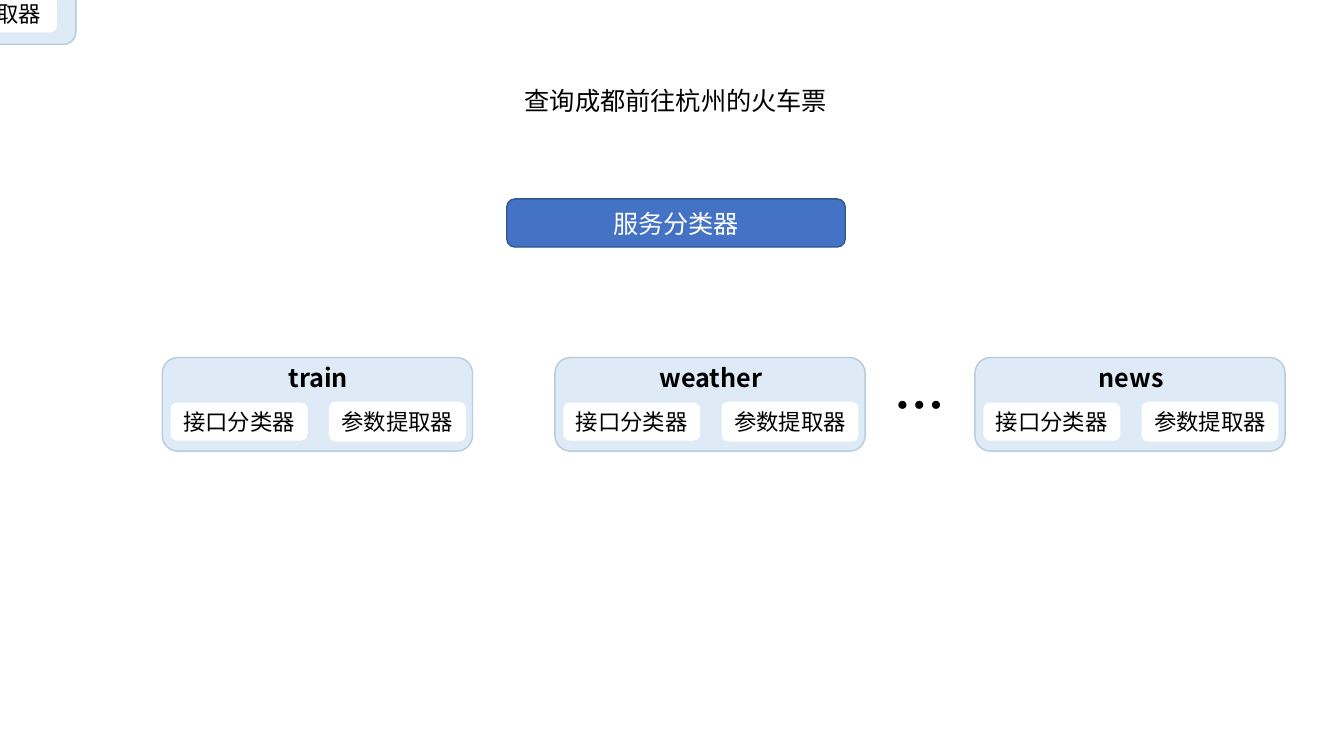
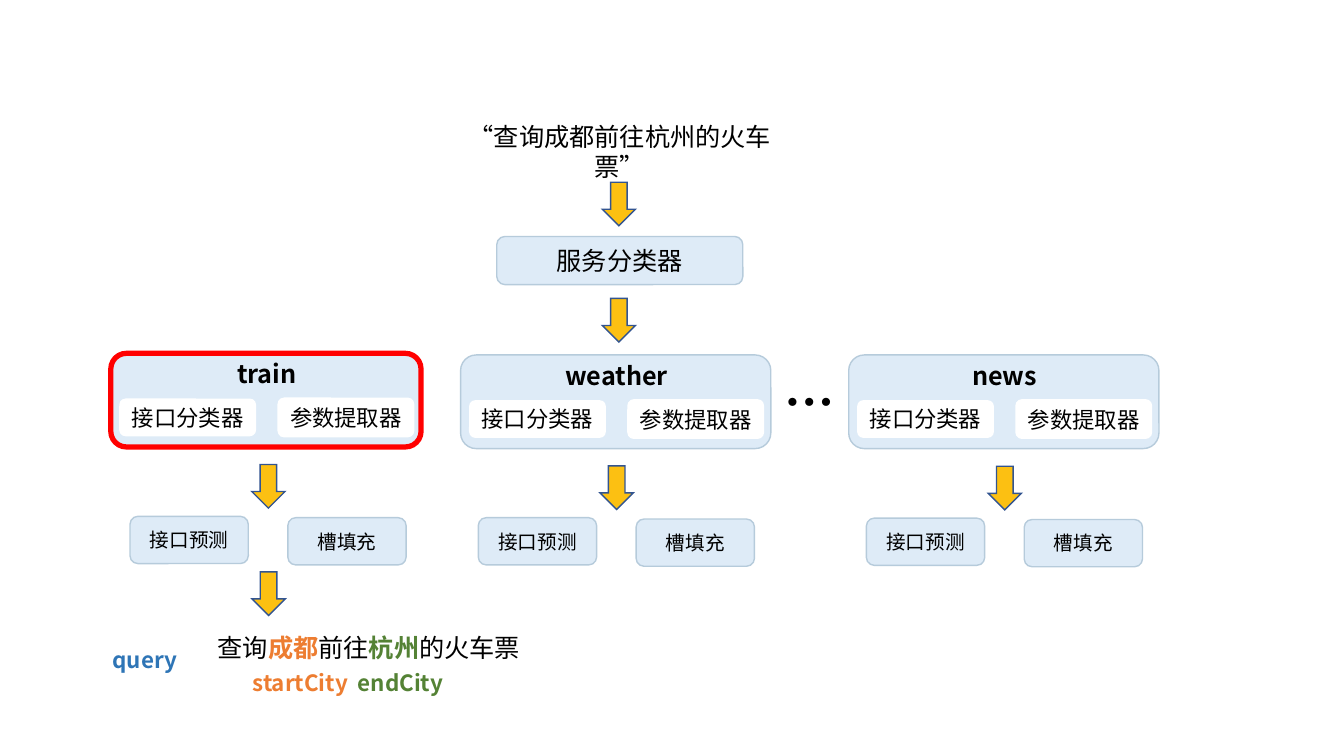
Before and after one commit to weixiao2333/zjuthesis-mphil, a slide deck: slide 2 of 论文图.pptx. Drawn at 1344x756 pixels with LibreOffice and Linux fonts; fonts in the diff are those of the drawing. Boxes give left, top, right and bottom in pixels: in the first picture for what was removed or moved away, otherwise in the second. Text is boxed around its words. In the diff, an @@ line names an element or a change of style, - is before the commit and + after.

```diff
--- a/论文图.pptx
+++ b/论文图.pptx
@@ rounded rectangle removed at bbox=[0, 0, 76, 44] @@
@@ rounded rectangle removed at bbox=[0, 0, 56, 32] @@
-参数提取器
@@ text at bbox=[469, 124, 771, 183]: text changed @@
-查询成都前往杭州的火车票
+“查询成都前往杭州的火车票”
@@ down arrow added at bbox=[603, 182, 636, 226], fill #FCC012, outline #325491 1 pt @@
@@ rounded rectangle "服务分类器": place and size @@
-rounded rectangle "服务分类器" at bbox=[507, 199, 846, 247]
+rounded rectangle "服务分类器" at bbox=[497, 237, 743, 285]
@@ rounded rectangle "服务分类器" at bbox=[497, 237, 743, 285]: text colour #FFFFFF to #000000; fill #4472C4 to #DEEBF7; outline #325491 1 pt to #B6CBDB 1 pt @@
@@ down arrow added at bbox=[603, 298, 636, 342], fill #FCC012, outline #325491 1 pt @@
@@ 3 rounded rectangles, 1 text: place and size @@
-3 rounded rectangles, 1 text at bbox=[162, 358, 473, 452]
+3 rounded rectangles, 1 text at bbox=[111, 354, 421, 448]
@@ rounded rectangle at bbox=[111, 354, 421, 448]: outline #B6CBDB 1 pt to #FF0000 3.75 pt @@
@@ 3 rounded rectangles, 1 text: place and size @@
-3 rounded rectangles, 1 text at bbox=[556, 358, 866, 452]
+3 rounded rectangles, 1 text at bbox=[461, 355, 771, 449]
@@ 3 rounded rectangles, 1 text: place and size @@
-3 rounded rectangles, 1 text at bbox=[975, 358, 1286, 452]
+3 rounded rectangles, 1 text at bbox=[849, 355, 1159, 449]
@@ text "…": place and size @@
-text "…" at bbox=[751, 381, 1090, 430]
+text "…" at bbox=[640, 377, 979, 425]
@@ down arrow added at bbox=[252, 465, 285, 508], fill #FCC012, outline #325491 1 pt @@
@@ down arrow added at bbox=[600, 466, 633, 509], fill #FCC012, outline #325491 1 pt @@
@@ down arrow added at bbox=[988, 467, 1021, 510], fill #FCC012, outline #325491 1 pt @@
@@ rounded rectangle added at bbox=[130, 516, 248, 564], fill #DEEBF7, outline #B6CBDB 1 pt, 14 pt, text #000000 @@
+接口预测
@@ rounded rectangle added at bbox=[288, 518, 406, 566], fill #DEEBF7, outline #B6CBDB 1 pt, 14 pt, text #000000 @@
+槽填充
@@ rounded rectangle added at bbox=[479, 518, 597, 566], fill #DEEBF7, outline #B6CBDB 1 pt, 14 pt, text #000000 @@
+接口预测
@@ rounded rectangle added at bbox=[636, 519, 754, 567], fill #DEEBF7, outline #B6CBDB 1 pt, 14 pt, text #000000 @@
+槽填充
@@ rounded rectangle added at bbox=[867, 518, 985, 566], fill #DEEBF7, outline #B6CBDB 1 pt, 14 pt, text #000000 @@
+接口预测
@@ rounded rectangle added at bbox=[1024, 519, 1142, 567], fill #DEEBF7, outline #B6CBDB 1 pt, 14 pt, text #000000 @@
+槽填充
@@ down arrow added at bbox=[252, 572, 285, 615], fill #FCC012, outline #325491 1 pt @@
@@ text added at bbox=[113, 655, 177, 673], 16 pt, text #2E75B6, bold @@
+query
@@ text added at bbox=[218, 635, 520, 660], 18 pt, text #000000 @@
+查询成都前往杭州的火车票
@@ text added at bbox=[253, 673, 348, 696], 16 pt, text #ED7D31, bold @@
+startCity
@@ text added at bbox=[358, 673, 443, 696], 16 pt, text #548235, bold @@
+endCity
```
Also in this commit, not shown: 1 other slide changed, 2 other files.
